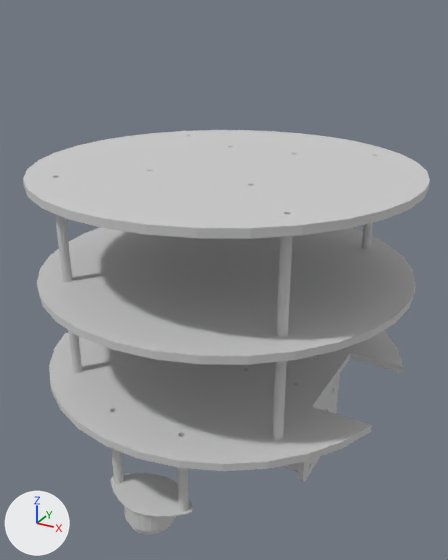
One commit to the COLLADA model ros/src/robot/robot_description/meshes/dae/robot_base.dae: the scene before it, then after it.
The view is the same before and after, from a 50 mm lens placed at (0.151, -0.277, 0.186), pointed at (0.001, -0.004, 0.049). Every picture has the same lights, and +X, +Y and +Z are marked at lower left. Vertices at the same position are counted once.

Objects in the first picture: 'node0'.
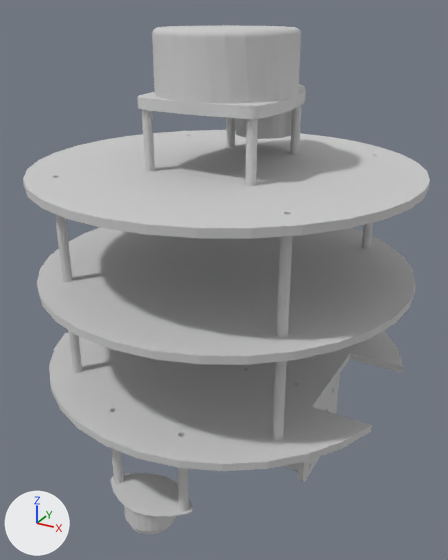
Changed parts and their boxes (x1, y1, x2, y2) in the pictures (448 x 560 px):
'node0', reshaped (26% taller)
    before: (23, 130, 430, 535)
    after: (23, 25, 430, 535)
part 1 of me_b_assembly_chasis_001, added
    after: (137, 25, 306, 186)

The change, as a diff of the scene's bpy script:
```diff
--- a/ros/src/robot/robot_description/meshes/dae/robot_base.dae.py
+++ b/ros/src/robot/robot_description/meshes/dae/robot_base.dae.py
@@ me_b_assembly_chasis_001 @@
 # used by ob_node0; location = (0.0, 0.0, 0.0)
-me_b_assembly_chasis_001.from_pydata(...)  # 5376 vertices, 11932 faces; spans x -0.1..0.1, y -0.1..0.1, z -0.061..0.112
+me_b_assembly_chasis_001.from_pydata(...)  # 6203 vertices, 13590 faces; spans x -0.1..0.1, y -0.1..0.1, z -0.061..0.177
+# me_b_assembly_chasis_001 part 1: a new loose piece of 831 vertices spanning x -0.035..0.035, y -0.035..0.064, z 0.112..0.177, in mat_b_assembly_chasis_001 (light grey #cccccc)
 me_b_assembly_chasis_001.materials.append(mat_b_assembly_chasis_001)
```
